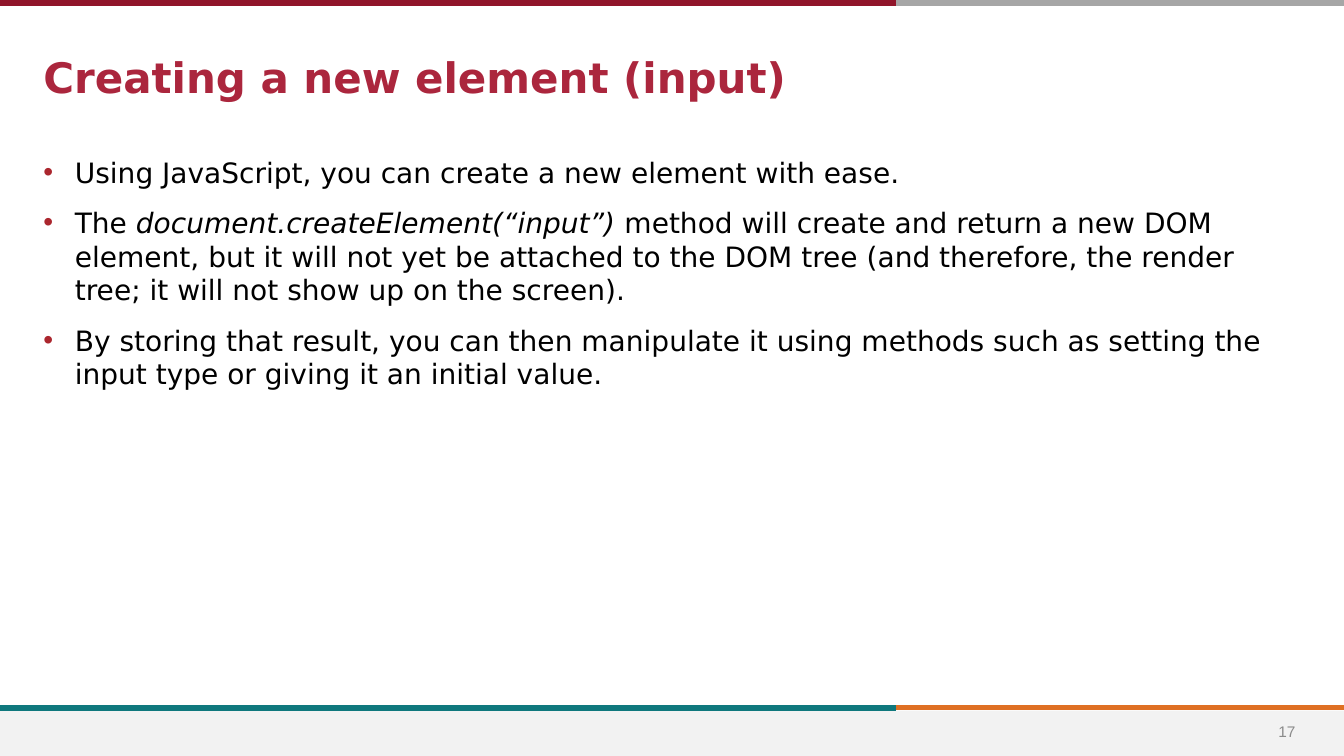
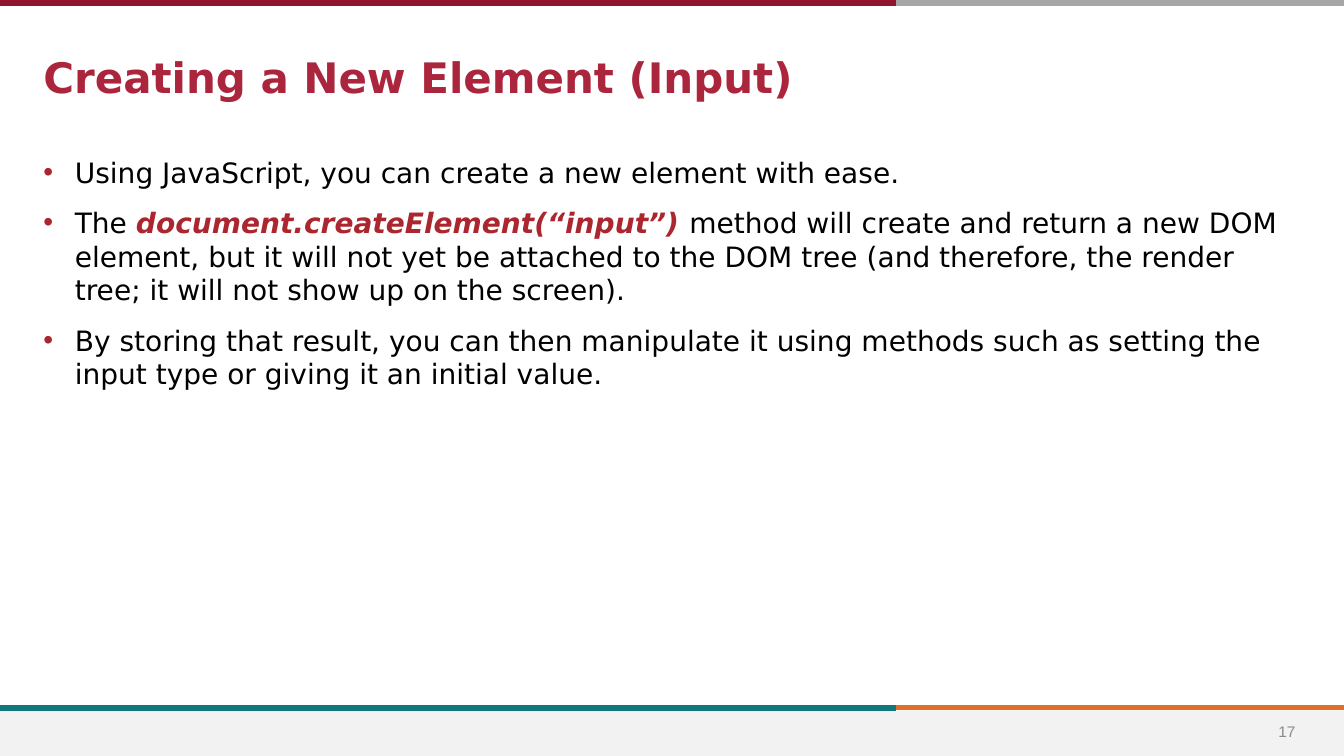
Before and after one commit to stevens-cs546-cs554/CS-546, a slide deck: slide 17 of lecture_09/Frontend JavaScript and Client-Side Form Validation.pptx. Drawn at 1344x756 pixels with LibreOffice and Linux fonts; fonts in the diff are those of the drawing; background and template pictures are left out. Boxes give left, top, right and bottom in pixels: in the first picture for what was removed or moved away, otherwise in the second. Text is boxed around its words. In the diff, an @@ line names an element or a change of style, - is before the commit and + after.

```diff
--- a/lecture_09/Frontend JavaScript and Client-Side Form Validation.pptx
+++ b/lecture_09/Frontend JavaScript and Client-Side Form Validation.pptx
@@ title at [43, 61, 793, 102]: text changed @@
-Creating a new element (input)
+Creating a New Element (Input)
@@ text at [75, 211, 1277, 306]: text colour #000000 to #AB262E, bold on in "document.createElement(“input”)" @@
```
Also in this commit, not shown: 20 other slides changed, 1 slide added, 26 other files.
